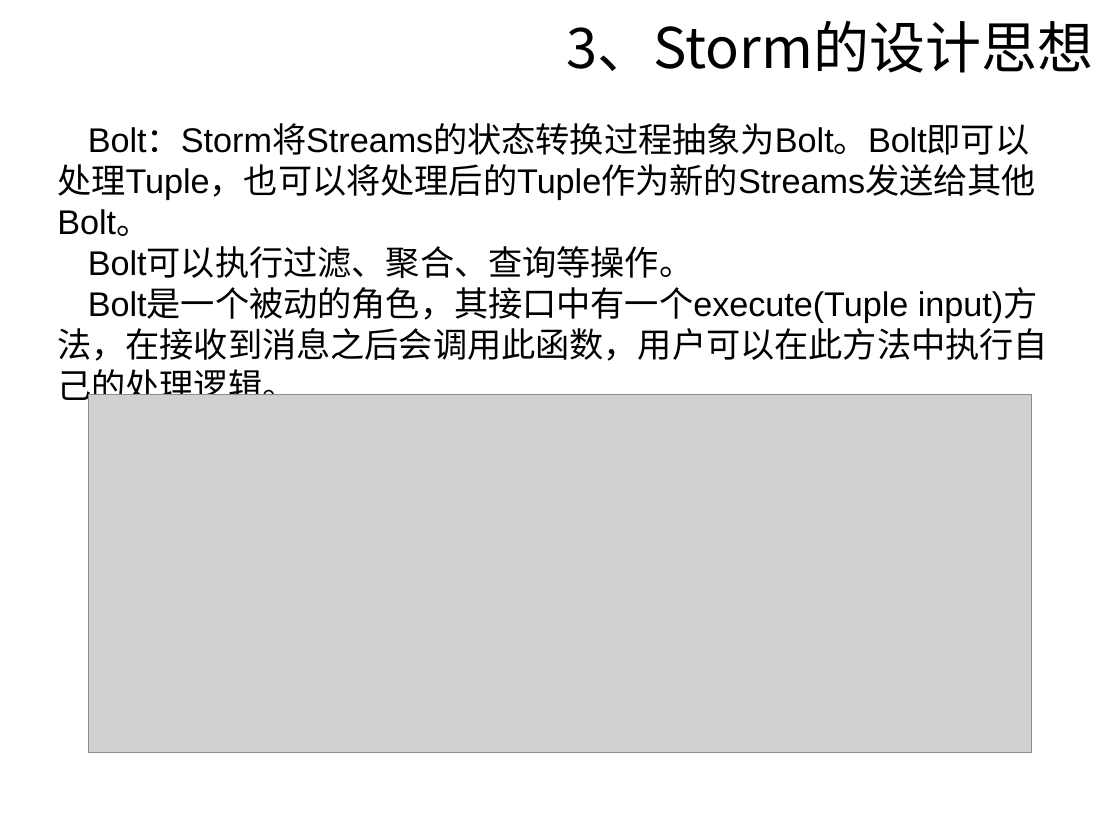
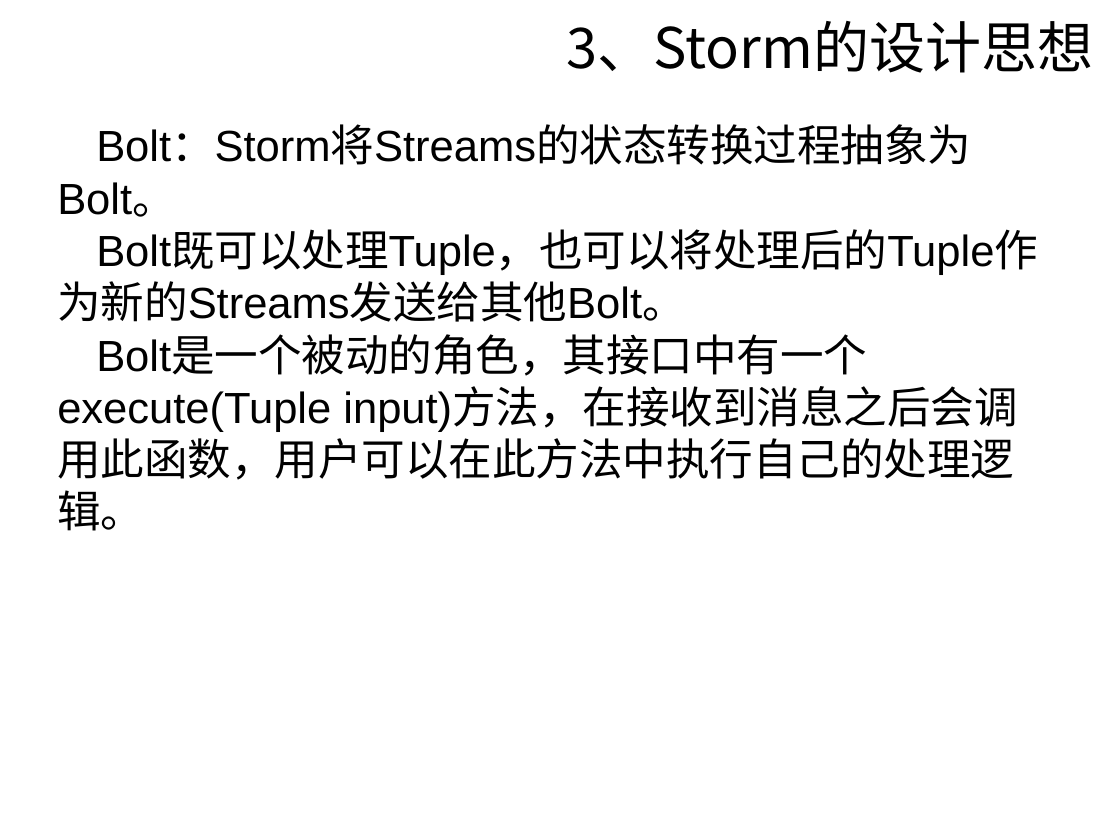
Before and after one commit to sunyisgithub/Git, a slide deck: slide 17 of Storm.ppt (slide 20 before the commit). Drawn at 1120x840 pixels with LibreOffice and Linux fonts; fonts in the diff are those of the drawing; grey boxes stand for pictures; background and template pictures are left out. Boxes give left, top, right and bottom in pixels: in the first picture for what was removed or moved away, otherwise in the second. Text is boxed around its words. In the diff, an @@ line names an element or a change of style, - is before the commit and + after.

```diff
--- a/Storm.ppt
+++ b/Storm.ppt
@@ text at (57,126,1038,322): text changed; size 22 to 28 pt; font Noto Sans CJK SC to Arial @@
-Bolt：Storm将Streams的状态转换过程抽象为Bolt。Bolt即可以处理Tuple，也可以将处理后的Tuple作为新的Streams发送给其他Bolt。
-Bolt可以执行过滤、聚合、查询等操作。
+Bolt：Storm将Streams的状态转换过程抽象为Bolt。
+Bolt既可以处理Tuple，也可以将处理后的Tuple作为新的Streams发送给其他Bolt。
@@ text at (57,336,1017,531): size 22 to 28 pt in "Bolt是一个被动的角色，其接口中有一个execute(Tuple input)方法，在接收到消息之后会调用此函数，用户 ..." @@
@@ picture removed at (88,394,1032,752) @@
```
Also in this commit, not shown: 23 other slides changed, 20 slides added, 13 slides removed.
